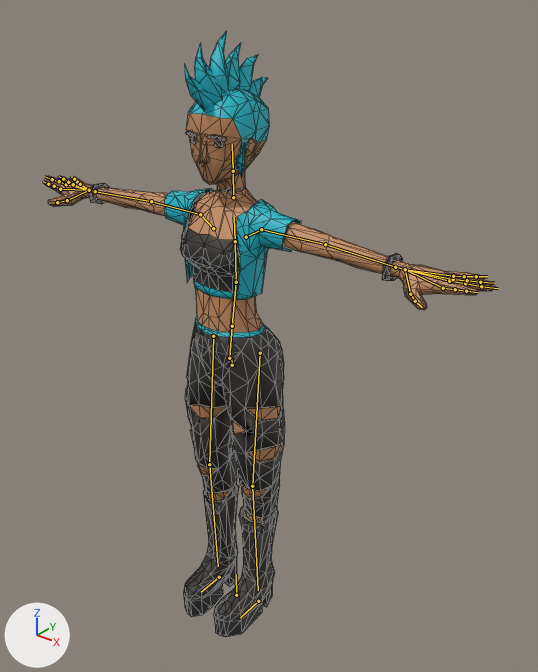
The glTF model js/models/avatars/club-crowd-f3.glb as it was, and as the next commit left it.
The view is the same before and after, from a 50 mm lens placed at (1.402, -1.633, 2.092), pointed at (0.115, -0.024, 1.095). Every picture has the same lights, and +X, +Y and +Z are marked at lower left. The first picture is the older version. The bones that change, and the others that lie on the model, are drawn over the model as lines. Mesh edges are drawn as thin lines.

In view in the first picture: 'Punk_Body'.
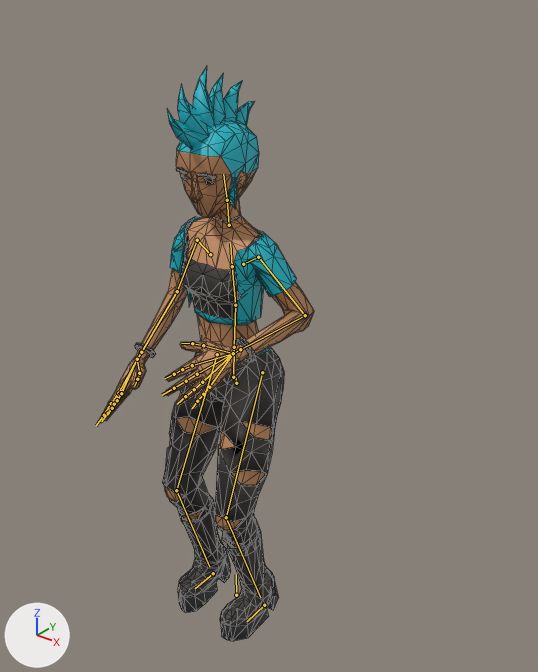
The newer file adds an action. The first version stands in its rest pose; the second is drawn at frame 72 of the action 'Groove_Roll'.

What differs and where, as boxes [x1, y1, x2, y2] in the pictures (538 x 672 px):
'Punk_Body', posed (52% narrower): before [43, 31, 495, 637]; after [97, 67, 314, 641]
bone 'Body', root to tip: before (232, 365) to (231, 356); after (236, 383) to (235, 375)
bone 'Torso', root to tip: before (236, 282) to (235, 241); after (235, 305) to (232, 266)
bone 'Neck', root to tip: before (233, 197) to (233, 171); after (229, 225) to (227, 200)
bone 'Head', root to tip: before (233, 171) to (232, 144); after (227, 200) to (223, 174)
bone 'UpperArm.L', root to tip: before (261, 229) to (325, 244); after (258, 257) to (305, 315)
bone 'LowerArm.L', root to tip: before (325, 244) to (395, 267); after (305, 315) to (240, 349)
bone 'Wrist.L', root to tip: before (395, 267) to (405, 269); after (240, 349) to (233, 353)
bone 'UpperArm.R', root to tip: before (200, 214) to (151, 201); after (197, 240) to (177, 291)
bone 'LowerArm.R', root to tip: before (151, 201) to (95, 191); after (177, 291) to (141, 352)
bone 'Wrist.R', root to tip: before (95, 191) to (89, 190); after (141, 352) to (137, 359)
bone 'UpperLeg.L', root to tip: before (260, 353) to (252, 486); after (262, 372) to (226, 517)
bone 'LowerLeg.L', root to tip: before (252, 486) to (258, 590); after (226, 517) to (260, 597)
bone 'UpperLeg.R', root to tip: before (213, 336) to (209, 464); after (217, 354) to (176, 490)
bone 'LowerLeg.R', root to tip: before (209, 464) to (218, 566); after (176, 490) to (209, 566)
bone 'Foot.L', root to tip: before (258, 601) to (240, 617); after (264, 605) to (247, 621)
bone 'Foot.R', root to tip: before (219, 577) to (201, 592); after (213, 573) to (195, 588)

Patch to the scene script:
```diff
--- a/js/models/avatars/club-crowd-f3.glb.py
+++ b/js/models/avatars/club-crowd-f3.glb.py
@@ bone_body @@
 bone_body = bpy.data.objects['CharacterArmature'].pose.bones['Body']  # child of 'Root'
-bone_body.location = (0.0, 0.0, 0.0)
-bone_body.rotation_quaternion = (1.0, 0.0, 0.0, 0.0)  # degrees (0, 0, 0)
+bone_body.location = (0.0, -0.075, -0.02)
+bone_body.rotation_quaternion = (0.999, 0.048, 0.0, 0.0)  # degrees (6, 0, 0)
@@ bone_torso @@
 bone_torso = bpy.data.objects['CharacterArmature'].pose.bones['Torso']  # child of 'Abdomen'
-bone_torso.rotation_quaternion = (1.0, 0.0, 0.0, 0.0)  # degrees (0, 0, 0)
+bone_torso.rotation_quaternion = (1.0, -0.009, 0.008, -0.006)  # degrees (-1, 1, -1)
@@ bone_neck @@
 bone_neck = bpy.data.objects['CharacterArmature'].pose.bones['Neck']  # child of 'Chest'
-bone_neck.rotation_quaternion = (1.0, 0.0, 0.0, 0.0)  # degrees (0, 0, 0)
+bone_neck.rotation_quaternion = (1.0, 0.012, -0.006, 0.005)  # degrees (1, -1, 1)
@@ bone_head @@
 bone_head = bpy.data.objects['CharacterArmature'].pose.bones['Head']  # child of 'Neck'
-bone_head.rotation_quaternion = (1.0, 0.0, 0.0, 0.0)  # degrees (0, 0, 0)
+bone_head.rotation_quaternion = (1.0, 0.016, -0.009, 0.007)  # degrees (2, -1, 1)
@@ bone_upperarm_l @@
 bone_upperarm_l = bpy.data.objects['CharacterArmature'].pose.bones['UpperArm.L']  # child of 'Shoulder.L'
-bone_upperarm_l.rotation_quaternion = (1.0, 0.0, 0.0, 0.0)  # degrees (0, 0, 0)
+bone_upperarm_l.rotation_quaternion = (0.877, -0.448, 0.176, 0.016)  # degrees (-55, 19, -8)
@@ bone_lowerarm_l @@
 bone_lowerarm_l = bpy.data.objects['CharacterArmature'].pose.bones['LowerArm.L']  # child of 'UpperArm.L'
-bone_lowerarm_l.rotation_quaternion = (1.0, 0.0, 0.0, 0.0)  # degrees (0, 0, 0)
+bone_lowerarm_l.rotation_quaternion = (0.671, 0.021, 0.0, -0.741)  # degrees (2, 2, -96)
@@ bone_wrist_l @@
 bone_wrist_l = bpy.data.objects['CharacterArmature'].pose.bones['Wrist.L']  # child of 'LowerArm.L'
-bone_wrist_l.rotation_quaternion = (1.0, 0.0, 0.0, 0.0)  # degrees (0, 0, 0)
+bone_wrist_l.rotation_quaternion = (0.999, -0.008, 0.0, -0.052)  # degrees (-1, 0, -6)
@@ bone_upperarm_r @@
 bone_upperarm_r = bpy.data.objects['CharacterArmature'].pose.bones['UpperArm.R']  # child of 'Shoulder.R'
-bone_upperarm_r.rotation_quaternion = (1.0, 0.0, 0.0, 0.0)  # degrees (0, 0, 0)
+bone_upperarm_r.rotation_quaternion = (0.835, -0.513, -0.151, 0.13)  # degrees (-64, -7, 22)
@@ bone_lowerarm_r @@
 bone_lowerarm_r = bpy.data.objects['CharacterArmature'].pose.bones['LowerArm.R']  # child of 'UpperArm.R'
-bone_lowerarm_r.rotation_quaternion = (1.0, 0.0, 0.0, 0.0)  # degrees (0, 0, 0)
+bone_lowerarm_r.rotation_quaternion = (-0.888, -0.013, 0.0, -0.458)  # degrees (1, -1, 55)
@@ bone_wrist_r @@
 bone_wrist_r = bpy.data.objects['CharacterArmature'].pose.bones['Wrist.R']  # child of 'LowerArm.R'
-bone_wrist_r.rotation_quaternion = (1.0, 0.0, 0.0, 0.0)  # degrees (0, 0, 0)
+bone_wrist_r.rotation_quaternion = (0.999, -0.008, 0.0, 0.052)  # degrees (-1, 0, 6)
@@ bone_upperleg_l @@
 bone_upperleg_l = bpy.data.objects['CharacterArmature'].pose.bones['UpperLeg.L']  # child of 'Body'
-bone_upperleg_l.rotation_quaternion = (1.0, 0.0, 0.0, 0.0)  # degrees (0, 0, 0)
+bone_upperleg_l.rotation_quaternion = (-0.975, 0.224, 0.001, 0.015)  # degrees (-26, 0, -2)
@@ bone_lowerleg_l @@
 bone_lowerleg_l = bpy.data.objects['CharacterArmature'].pose.bones['LowerLeg.L']  # child of 'UpperLeg.L'
-bone_lowerleg_l.rotation_quaternion = (1.0, 0.0, 0.0, 0.0)  # degrees (0, 0, 0)
+bone_lowerleg_l.rotation_quaternion = (0.95, 0.313, 0.007, -0.001)  # degrees (36, 1, 0)
@@ bone_upperleg_r @@
 bone_upperleg_r = bpy.data.objects['CharacterArmature'].pose.bones['UpperLeg.R']  # child of 'Body'
-bone_upperleg_r.rotation_quaternion = (1.0, 0.0, 0.0, 0.0)  # degrees (0, 0, 0)
+bone_upperleg_r.rotation_quaternion = (-0.975, 0.224, -0.001, -0.015)  # degrees (-26, 0, 2)
@@ bone_lowerleg_r @@
 bone_lowerleg_r = bpy.data.objects['CharacterArmature'].pose.bones['LowerLeg.R']  # child of 'UpperLeg.R'
-bone_lowerleg_r.rotation_quaternion = (1.0, 0.0, 0.0, 0.0)  # degrees (0, 0, 0)
+bone_lowerleg_r.rotation_quaternion = (0.95, 0.313, -0.007, 0.001)  # degrees (36, -1, 0)
@@ bone_foot_l @@
 bone_foot_l = bpy.data.objects['CharacterArmature'].pose.bones['Foot.L']  # child of 'Root'
-bone_foot_l.location = (0.0, 0.0, 0.0)
+bone_foot_l.location = (0.03, 0.0, 0.0)
@@ bone_foot_r @@
 bone_foot_r = bpy.data.objects['CharacterArmature'].pose.bones['Foot.R']  # child of 'Root'
-bone_foot_r.location = (0.0, 0.0, 0.0)
+bone_foot_r.location = (-0.03, 0.0, 0.0)
```
